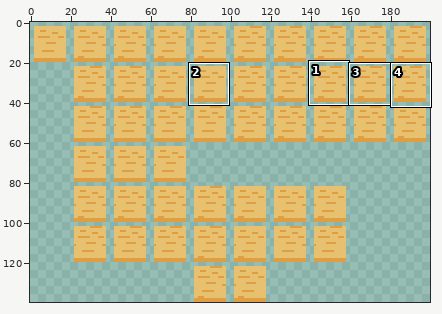
Edited in one commit: pixel-art file (Graphics/sand.aseprite). The picture above shows the old version from afar; the outline marks the close-up.
Close-up. Old version:
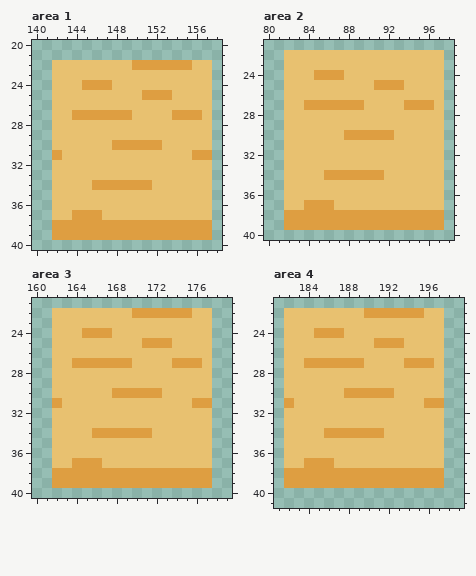
200x140 pixels, 1 frame. Shown: area 1: x 140..158, y 20..40; area 2: x 80..98, y 21..40; area 3: x 160..179, y 21..40; area 4: x 181..199, y 21..41. The commit also changed other parts of the picture, which this record leaves out.
After the commit:
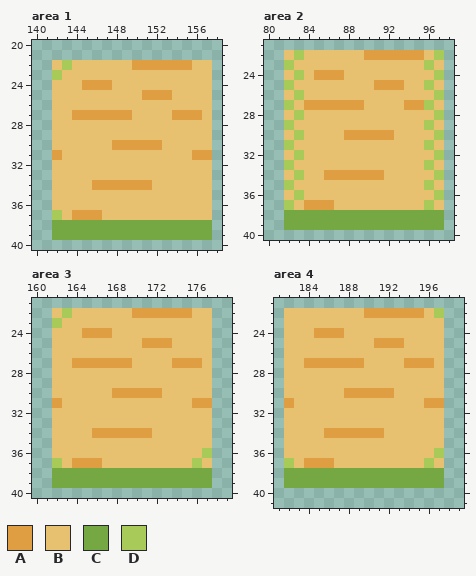
Palette (. is transparent): A #de9e41  B #e8c170  C #75a743  D #a8ca58
The edit:
Changed rows in their new state; - is an unchanged pixel.
Area 1:
first column x 142:
22 -D
23 D-
first column x 142:
37 D---------------
38 CCCCCCCCCCCCCCCC
39 CCCCCCCCCCCCCCCC
Area 2:
first column x 82:
22 -D------AAAAAA-D
23 D-------------D-
24 -D-------------D
25 D-------------D-
26 -D-------------D
27 D-------------D-
28 -D-------------D
29 D-------------D-
30 -D-------------D
31 D-------------D-
32 -D-------------D
33 D-------------D-
34 -D-------------D
35 D-------------D-
36 -D-------------D
37 D-------------D-
38 CCCCCCCCCCCCCCCC
39 CCCCCCCCCCCCCCCC
Area 3:
first column x 162:
22 -D
23 D-
first column x 162:
36 ---------------D
37 D-------------D-
38 CCCCCCCCCCCCCCCC
39 CCCCCCCCCCCCCCCC
Area 4:
first column x 197:
22 D
first column x 182:
36 ---------------D
37 D-------------D-
38 CCCCCCCCCCCCCCCC
39 CCCCCCCCCCCCCCCC
